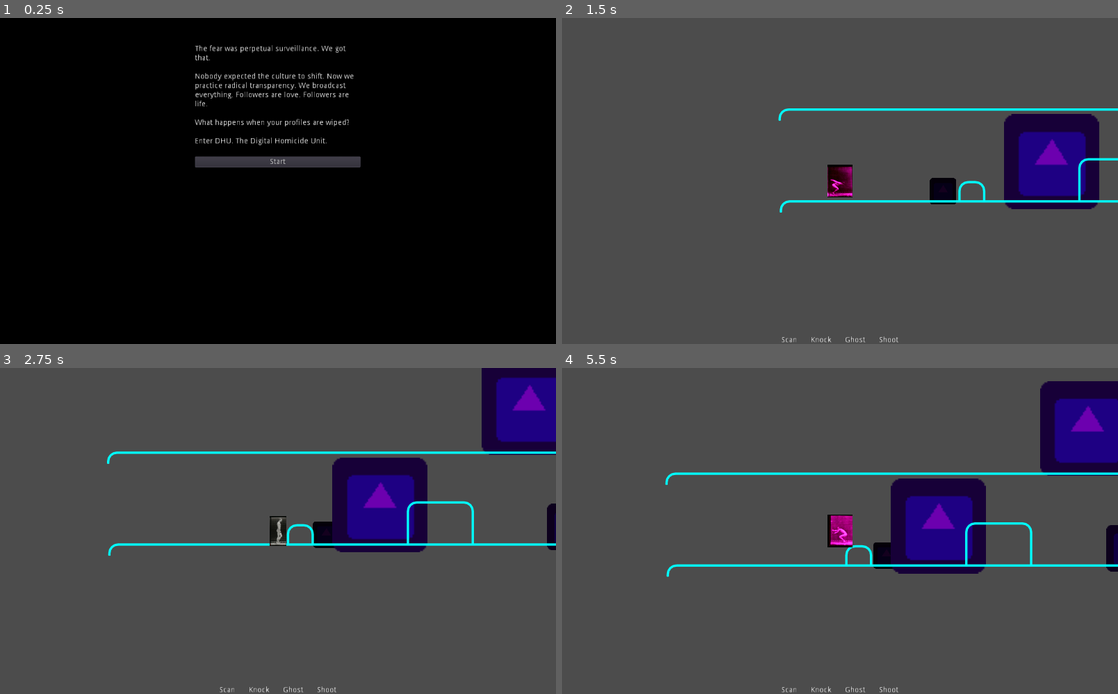
Above: before the commit, frames 1-4 (two rows, left to right).
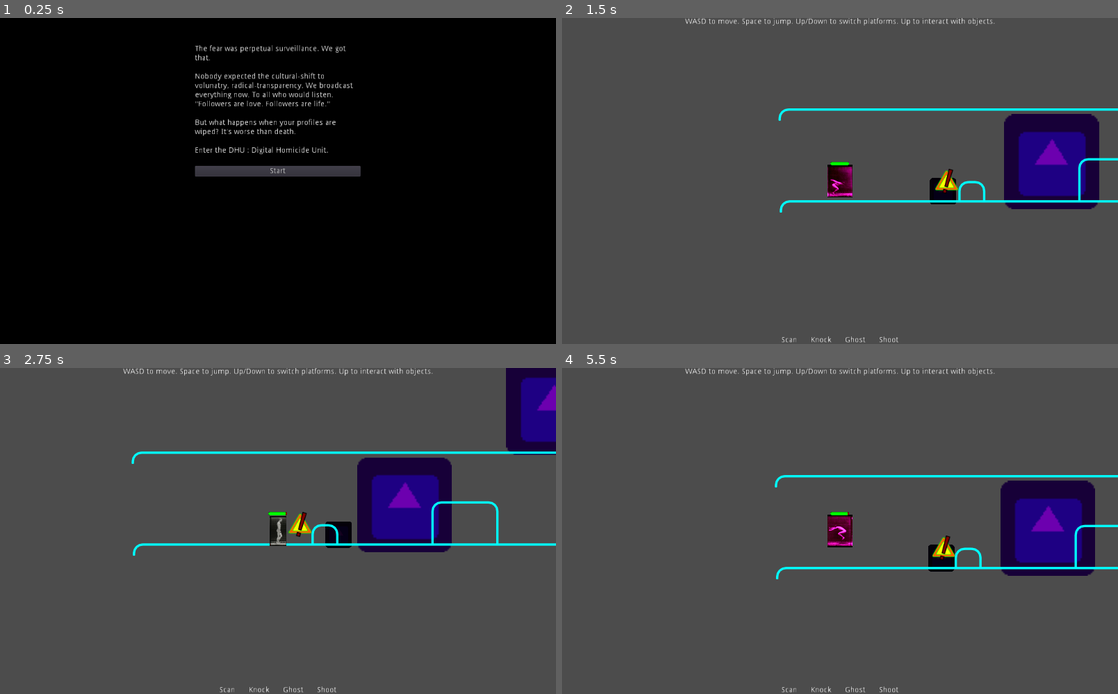
Above: after the commit, the same moments.

Repository: godot-wildlings/cyberpunk-jam-2019
Game: Godot game, scene res://Main.tscn
Two runs of this game, one before a commit and one after it. Both use one fixed random seed, a clock stepped at 60 frames per second and the inputs below. The engine's default icon, where the game draws it, is replaced by a stand-in: a white triangle on a blue panel in a dark square.
Inputs:
- Up to frame 1 (0.25 s): no input
- Up to frame 2 (1.5 s): click "Start" at 0.5 s; tap Enter at 1.25 s; hold D (mv_right) from 1.28 s (still down); tap Space (jump) at 1.35 s
- Up to frame 3 (2.75 s): tap Space (jump) at 1.52, 1.82, 2.1, 2.27, 2.57 s; release D (mv_right) at 2.03 s; hold S (mv_down) from 2.03 s (still down)
- Up to frame 4 (5.5 s): release S (mv_down) at 2.78 s; hold D (mv_right) 2.78-3.53 s; tap Space (jump) at 2.85, 3.6, 3.77, 4.07, 4.35, 4.52, 4.82, 5.1, 5.27 s; hold W (mv_up) 3.53-4.28 s; hold A (mv_left) from 4.28 s (still down)

The runs differ from the first frame. In frame 1, 3.2% of the frame differs, in the area x 35-65%, y 16-49%; in frame 2, 0.6%; in frame 3, 7.4%; in frame 4, 17%, in the area x 18-100%, y 0-65%.

Commit message:
added basic enemy and health

Diff:
--- /dev/null
+++ b/Enemy.gd
@@ -0,0 +1,48 @@
+extends KinematicBody2D
+
+# Declare member variables here. Examples:
+var direction : int = 1
+var speed : float = 20.0
+var damage_output_per_hit = 10
+var melee_damage_type : String = "fire"
+onready var decision_timer = $DecisionTimer
+onready var reload_timer = $ReloadTimer
+
+enum states { initializing, ready, passive, alert, dead, frozen }
+var state = states.initializing
+
+enum melee_weapon_states { reloading, ready }
+var melee_weapon_state = melee_weapon_states.reloading
+
+# Called when the node enters the scene tree for the first time.
+func _ready():
+	decision_timer.start()
+	reload_timer.start()
+	state = states.passive
+
+
+# Called every frame. 'delta' is the elapsed time since the previous frame.
+func _process(delta):
+	var collision = move_and_collide(Vector2.RIGHT * direction * speed * delta)
+	if melee_weapon_state == melee_weapon_states.ready and collision != null:
+		var collider = collision.get_collider()
+		if collider == Game.player:
+			if collider.has_method("hit"):
+				collider.hit(damage_output_per_hit, melee_damage_type)
+				melee_weapon_state = melee_weapon_states.reloading
+				reload_timer.start()
+
+
+
+func _on_DecisionTimer_timeout():
+	if randf() < 0.5:
+		direction = 1
+	else:
+		direction = -1
+	decision_timer.start()
+
+
+
+
+func _on_ReloadTimer_timeout():
+	melee_weapon_state = melee_weapon_states.ready
--- a/Levels/Intro.tscn
+++ b/Levels/Intro.tscn
@@ -50,11 +50,12 @@
 margin_bottom = 201.0
 text = "The fear was perpetual surveillance. We got that.
 
-Nobody expected the culture to shift. Now we practice radical transparency. We broadcast everything. Followers are love. Followers are life.
+Nobody expected the cultural-shift to volunatry, radical-transparency. We broadcast everything now. To all who would listen.
+\"Followers are love. Followers are life.\"
 
-What happens when your profiles are wiped?
+But what happens when your profiles are wiped? It's worse than death.
 
-Enter DHU. The Digital Homicide Unit.
+Enter the DHU : Digital Homicide Unit.
 "
 autowrap = true
 
--- a/Levels/Level1.tscn
+++ b/Levels/Level1.tscn
@@ -1,22 +1,23 @@
-[gd_scene load_steps=11 format=2]
+[gd_scene load_steps=12 format=2]
 
 [ext_resource path="res://Levels/Level1.gd" type="Script" id=1]
 [ext_resource path="res://icon.png" type="Texture" id=2]
 [ext_resource path="res://Scenery/Console.tscn" type="PackedScene" id=3]
 [ext_resource path="res://Player/Player.tscn" type="PackedScene" id=4]
-
-[sub_resource type="TileSet" id=4]
+[ext_resource path="res://NPCs/Enemies/Enemy.tscn" type="PackedScene" id=5]
+
+[sub_resource type="TileSet" id=1]
+
+[sub_resource type="RectangleShape2D" id=2]
+extents = Vector2( 2387.5, 93.431 )
+
+[sub_resource type="RectangleShape2D" id=3]
+extents = Vector2( 518.441, 10 )
+
+[sub_resource type="RectangleShape2D" id=4]
+extents = Vector2( 59.7148, 38.8595 )
 
 [sub_resource type="RectangleShape2D" id=5]
-extents = Vector2( 2387.5, 93.431 )
-
-[sub_resource type="RectangleShape2D" id=1]
-extents = Vector2( 518.441, 10 )
-
-[sub_resource type="RectangleShape2D" id=2]
-extents = Vector2( 59.7148, 38.8595 )
-
-[sub_resource type="RectangleShape2D" id=3]
 extents = Vector2( 22.7402, 17.5195 )
 
 [sub_resource type="RectangleShape2D" id=6]
@@ -26,12 +27,13 @@
 script = ExtResource( 1 )
 
 [node name="TileMap" type="TileMap" parent="."]
-tile_set = SubResource( 4 )
+tile_set = SubResource( 1 )
 format = 1
 
 [node name="CanvasLayer" type="CanvasLayer" parent="."]
 
 [node name="ParallaxBackground" type="ParallaxBackground" parent="CanvasLayer"]
+editor/display_folded = true
 
 [node name="Far" type="ParallaxLayer" parent="CanvasLayer/ParallaxBackground"]
 modulate = Color( 0.0823529, 0, 0.121569, 1 )
@@ -190,10 +192,19 @@
 [node name="Scenery" type="Node2D" parent="."]
 
 [node name="InteractiveObjects" type="Node2D" parent="."]
+editor/display_folded = true
 
 [node name="Console" parent="InteractiveObjects" instance=ExtResource( 3 )]
 position = Vector2( 3017.31, 499.855 )
 
 [node name="Player" parent="." instance=ExtResource( 4 )]
 position = Vector2( 63.467, 504.563 )
+
+[node name="Enemies" type="Node2D" parent="."]
+
+[node name="Enemy" parent="Enemies" instance=ExtResource( 5 )]
+position = Vector2( 280.918, 493.807 )
+
+[node name="Enemy2" parent="Enemies" instance=ExtResource( 5 )]
+position = Vector2( 858.229, 501.343 )
 [connection signal="body_entered" from="ResetZone/ResetArea" to="." method="_on_ResetArea_body_entered"]
--- /dev/null
+++ b/NPCs/Enemies/Enemy.tscn
@@ -0,0 +1,25 @@
+[gd_scene load_steps=4 format=2]
+
+[ext_resource path="res://Enemy.gd" type="Script" id=1]
+[ext_resource path="res://NPCs/Enemies/warning.png" type="Texture" id=2]
+
+[sub_resource type="RectangleShape2D" id=1]
+extents = Vector2( 22.4294, 25.1545 )
+
+[node name="Enemy" type="KinematicBody2D"]
+collision_layer = 2
+collision_mask = 29
+script = ExtResource( 1 )
+
+[node name="Sprite" type="Sprite" parent="."]
+texture = ExtResource( 2 )
+
+[node name="CollisionShape2D" type="CollisionShape2D" parent="."]
+shape = SubResource( 1 )
+
+[node name="DecisionTimer" type="Timer" parent="."]
+one_shot = true
+
+[node name="ReloadTimer" type="Timer" parent="."]
+[connection signal="timeout" from="DecisionTimer" to="." method="_on_DecisionTimer_timeout"]
+[connection signal="timeout" from="ReloadTimer" to="." method="_on_ReloadTimer_timeout"]
--- a/Player/Player.gd
+++ b/Player/Player.gd
@@ -55,6 +55,19 @@
 
 var interactive_objects_present : Array = []
 
+var max_health : float = 100.0
+var health : float = max_health
+
+var damage_reduction : Dictionary = { # zero to one
+		"physical" : 0,
+		"electrical" : 0,
+		"fire" : 0,
+		"acid" : 0,
+		"poison" : 0,
+		"cold" : 0
+}
+
+var hitstun : bool = false
 
 # Called when the node enters the scene tree for the first time.
 func _ready():
@@ -246,3 +259,22 @@
 
 func _on_InteractiveObject_player_exited(object):
 	interactive_objects_present.erase(object)
+
+func hit(damage, damage_type):
+	if hitstun == false:
+		# might want to add a direction for knockback later
+		var damage_mod : float = 1
+		if damage_reduction.has(damage_type):
+			damage_mod = 1 - damage_reduction[damage_type]
+		health -= damage * damage_mod
+		modulate_sprites(Color.red)
+		hitstun = true
+		$HitstunTimer.start()
+		$HealthBar.set_value(health)
+
+
+
+
+func _on_HitstunTimer_timeout():
+	modulate_sprites(Color.white)
+	hitstun = false
--- a/Player/Player.tscn
+++ b/Player/Player.tscn
@@ -1,10 +1,12 @@
-[gd_scene load_steps=11 format=2]
+[gd_scene load_steps=13 format=2]
 
 [ext_resource path="res://Player/Player.gd" type="Script" id=1]
 [ext_resource path="res://Player/running.png" type="Texture" id=2]
 [ext_resource path="res://Player/jumping.png" type="Texture" id=3]
 [ext_resource path="res://Player/walking.png" type="Texture" id=4]
 [ext_resource path="res://Player/PlayerHUD.tscn" type="PackedScene" id=5]
+[ext_resource path="res://Player/health-red.png" type="Texture" id=6]
+[ext_resource path="res://Player/health-green.png" type="Texture" id=7]
 
 [sub_resource type="RectangleShape2D" id=1]
 extents = Vector2( 17.9254, 18.9475 )
@@ -318,3 +320,24 @@
 [node name="CanvasLayer" type="CanvasLayer" parent="."]
 
 [node name="PlayerHUD" parent="CanvasLayer" instance=ExtResource( 5 )]
+
+[node name="Label" type="Label" parent="CanvasLayer"]
+anchor_left = 0.5
+anchor_right = 0.5
+margin_left = -285.5
+margin_right = 285.5
+margin_bottom = 14.0
+text = "WASD to move. Space to jump. Up/Down to switch platforms. Up to interact with objects."
+
+[node name="HitstunTimer" type="Timer" parent="."]
+
+[node name="HealthBar" type="TextureProgress" parent="."]
+margin_left = -17.5241
+margin_top = -35.0482
+margin_right = 74.4759
+margin_bottom = 4.95181
+rect_scale = Vector2( 0.380881, 0.380881 )
+value = 100.0
+texture_under = ExtResource( 6 )
+texture_progress = ExtResource( 7 )
+[connection signal="timeout" from="HitstunTimer" to="." method="_on_HitstunTimer_timeout"]
Not shown: 7 places in Levels/Level1.tscn that only renumber resources
Binary file added: NPCs/Enemies/warning.png
Not shown, added: NPCs/Enemies/warning.png.import
Binary file added: Player/health-green.png
Not shown, added: Player/health-green.png.import
Binary file added: Player/health-red.png
Not shown, added: Player/health-red.png.import
